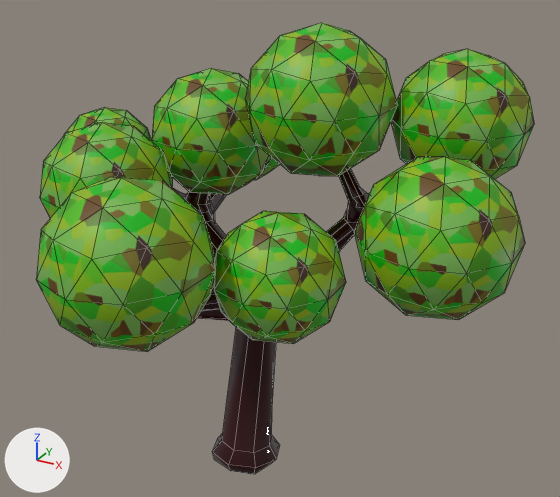
Renders of the FBX model Assets/Model/FieldObject/ParkTree/Tree_Park_2.fbx from each side of a commit.
The view is the same before and after, from a camera (50 mm lens) standing at (5.39, -8.7, 7.84) and looking at (0.58, 0.05, 3.47). Lighting does not change. The marker at lower left points along +X, +Y and +Z. Mesh edges are drawn as thin lines. Where no turn or scale is listed for an object, it has been applied to the vertices.

The scene before the commit, as lines of its bpy script (objects in view):
```python
ob_leaf2 = bpy.data.objects.new('Leaf2', me_ico球_031)
ob_leaf2.location = (-1.64, -0.87, 4.28)
ob_leaf2_001 = bpy.data.objects.new('Leaf2.001', me_ico球_030)
ob_leaf2_001.location = (0.2, -2.71, 4.28)
ob_leaf2_002 = bpy.data.objects.new('Leaf2.002', me_ico球_029)
ob_leaf2_002.location = (1.42, -1.52, 3.89)
ob_leaf2_003 = bpy.data.objects.new('Leaf2.003', me_ico球_028)
ob_leaf2_003.location = (2.95, -0.38, 4.28)
ob_leaf2_004 = bpy.data.objects.new('Leaf2.004', me_ico球_027)
ob_leaf2_004.location = (2.6, 1.37, 5.25)
ob_leaf2_005 = bpy.data.objects.new('Leaf2.005', me_ico球_026)
ob_leaf2_005.location = (0.95, 0.47, 5.5)
ob_leaf2_006 = bpy.data.objects.new('Leaf2.006', me_ico球_025)
ob_leaf2_006.location = (-0.97, 0.82, 4.75)
ob_leaf2_008 = bpy.data.objects.new('Leaf2.008', me_ico球_023)
ob_leaf2_008.location = (-2.71, 0.42, 4.28)
ob_stem2 = bpy.data.objects.new('Stem2', me_平面_003)
ob_stem2.location = (0.0, 0.0, 0.0)
```
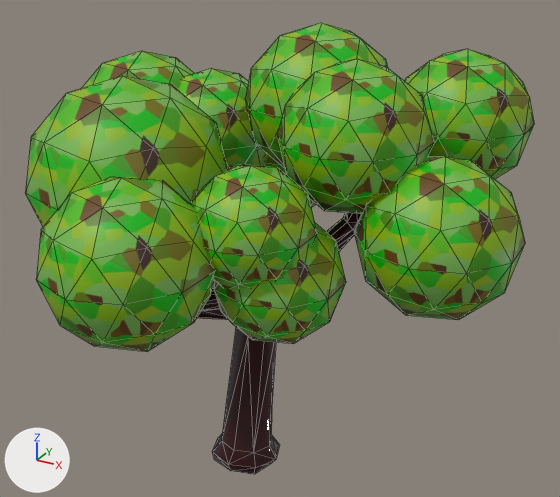
Boxes [x1, y1, x2, y2] around the edits, measured in the pictures (560 x 497 px):
'Leaf2.001', surface changed
    both: [41, 177, 216, 321]
'Leaf2.003', surface changed
    both: [354, 157, 455, 296]
'Leaf.005', added (green)
    after: [25, 76, 228, 227]
'Leaf2.005', surface changed
    both: [247, 56, 398, 176]
'Leaf.004', added (green)
    after: [277, 59, 434, 213]
'Leaf2.002', surface changed
    both: [213, 211, 339, 342]
'Leaf2.004', surface changed
    both: [391, 78, 461, 164]
'Leaf.001', added (green)
    after: [191, 165, 317, 289]
'Leaf2', surface changed
    both: [40, 122, 173, 218]
'Leaf', added (green)
    after: [82, 51, 194, 90]
'Leaf2.008', surface changed
    both: [64, 107, 152, 141]
'Leaf.002', added
    after: [264, 154, 316, 207]
'Leaf2.007', surface changed
    both: [254, 157, 280, 180]

Patch to the scene script:
```diff
--- a/Assets/Model/FieldObject/ParkTree/Tree_Park_2.fbx.py
+++ b/Assets/Model/FieldObject/ParkTree/Tree_Park_2.fbx.py
@@ mat_マテリアル_001 @@
 n0 = _N.new('ShaderNodeBsdfPrincipled'); n0.name = 'Principled BSDF'
 n2.image = img_shrub_jpg
-n3 = _N.new('ShaderNodeTexImage'); n3.name = 'Image Texture.001'
-n3.image = img_shrub_normal_jpg
-n4 = _N.new('ShaderNodeNormalMap'); n4.name = 'Normal Map'
 _L.new(n2.outputs[0], n0.inputs[0])  # 'Color' to 'Base Color'
-_L.new(n3.outputs[0], n4.inputs[1])  # 'Color' to 'Color'
-_L.new(n4.outputs[0], n0.inputs[5])  # 'Normal' to 'Normal'
 _L.new(n0.outputs[0], n1.inputs[0])  # 'BSDF' to 'Surface'
@@ me_ico球_008 @@
+me_ico球_008.from_pydata(...)  # an icosphere of 80 faces spanning x -1.0..1.0, y -1.05..1.05, z -1.05..1.05
+me_ico球_008.materials.append(mat_マテリアル_001)  # picture img_shrub_jpg
@@ me_ico球 @@
+me_ico球.from_pydata(...)  # an icosphere of 80 faces spanning x -1.07..1.07, y -1.13..1.13, z -1.13..1.13
+me_ico球.materials.append(mat_マテリアル_001)  # picture img_shrub_jpg
@@ me_ico球_001 @@
+me_ico球_001.from_pydata(...)  # an icosphere of 80 faces spanning x -1.24..1.24, y -1.3..1.3, z -1.3..1.3
+me_ico球_001.materials.append(mat_マテリアル_001)  # picture img_shrub_jpg
@@ me_ico球_005 @@
+me_ico球_005.from_pydata(...)  # an icosphere of 80 faces spanning x -0.706..0.706, y -0.742..0.742, z -0.742..0.742
+me_ico球_005.materials.append(mat_マテリアル_001)  # picture img_shrub_jpg
@@ me_ico球_006 @@
+me_ico球_006.from_pydata(...)  # an icosphere of 80 faces spanning x -0.89..0.89, y -0.94..0.94, z -0.94..0.94
+me_ico球_006.materials.append(mat_マテリアル_001)  # picture img_shrub_jpg
@@ ob_leaf_002 @@
+ob_leaf_002 = bpy.data.objects.new('Leaf.002', me_ico球_008)
+ob_leaf_002.location = (-0.2, 1.89, 4.39)
@@ ob_leaf @@
+ob_leaf = bpy.data.objects.new('Leaf', me_ico球)
+ob_leaf.location = (-2.02, 0.56, 4.79)
@@ ob_leaf_005 @@
+ob_leaf_005 = bpy.data.objects.new('Leaf.005', me_ico球_001)
+ob_leaf_005.location = (-0.78, -1.39, 4.7)
@@ ob_leaf_001 @@
+ob_leaf_001 = bpy.data.objects.new('Leaf.001', me_ico球_005)
+ob_leaf_001.location = (1.23, -1.79, 4.55)
@@ ob_leaf_004 @@
+ob_leaf_004 = bpy.data.objects.new('Leaf.004', me_ico球_006)
+ob_leaf_004.location = (1.82, -0.36, 5.33)
```
